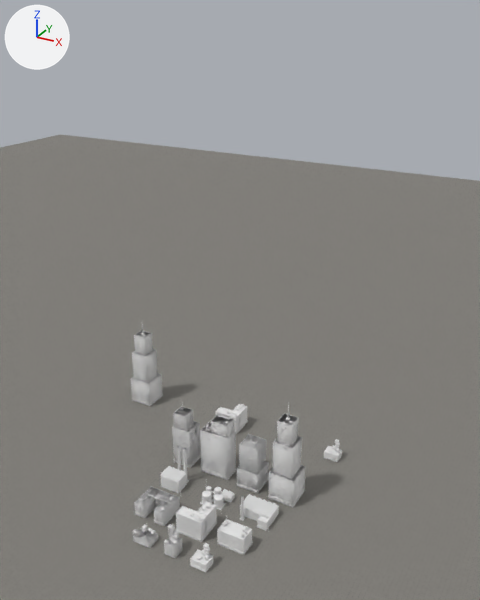
A saved change to the Blender file Tools/CityForge/blend/City01.blend.
The view is the same before and after, from a camera (50 mm lens) standing at (344.0, -456.0, 561.0) and looking at (4.0, 161.0, 253.0). The axes (+X, +Y, +Z) are drawn at upper left. The lights are the same throughout. The picture after the commit comes second. Objects named as collision shapes, trigger or cutter boxes, shadow casters or lower levels of detail are left out.

Objects in the first picture: 'CF Ground', 'District_Block_Corner', 'District_Block_Court', 'District_Block_Housing', 'District_Ind_Hall', 'District_Ind_Stacks', 'District_Tower_Mast', 'District_Tower_Pad', 'District_Tower_Slab', 'District_Tower_Spire', 'Lods_Tower_Spire_LOD0' and 6 more.
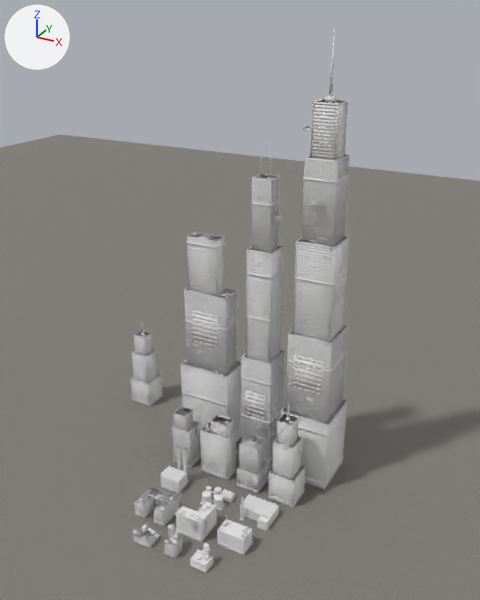
Pixel boxes (x1, y1, x2, y2) of what changed, in the pictures (480 x 600 px):
'District_Mega_Arcology', added: after (281, 27, 350, 490)
'District_Mega_Needle', added: after (241, 146, 288, 463)
'District_Mega_Slab', added: after (181, 232, 241, 442)

Edits to the bpy script that builds the scene:
```text
Add me_mega_slab_lod0:
    me_mega_slab_lod0.from_pydata(...)  # 5390 vertices, 4121 faces; spans x -37.0..37.0, y -23.0..23.0, z 0.0..300.0
    me_mega_slab_lod0.polygons.foreach_set('use_smooth', [True] * 4121)
    me_mega_slab_lod0.materials.append(mat_city01_kit)  # its picture is missing
Add me_mega_needle_lod0:
    me_mega_needle_lod0.from_pydata(...)  # 4950 vertices, 3779 faces; spans x -22.0..26.0, y -22.0..21.0, z 0.0..425.0
    me_mega_needle_lod0.polygons.foreach_set('use_smooth', [True] * 3779)
    me_mega_needle_lod0.materials.append(mat_city01_kit)  # its picture is missing
Add me_mega_arcology_lod0:
    me_mega_arcology_lod0.from_pydata(...)  # 6860 vertices, 5249 faces; spans x -33.0..33.0, y -33.0..33.0, z 0.0..544.0
    me_mega_arcology_lod0.polygons.foreach_set('use_smooth', [True] * 5249)
    me_mega_arcology_lod0.materials.append(mat_city01_kit)  # its picture is missing
Add ob_district_mega_slab:
    ob_district_mega_slab = bpy.data.objects.new('District_Mega_Slab', me_mega_slab_lod0)
    ob_district_mega_slab.location = (-74.0, 224.0, 0.0)
Add ob_district_mega_needle:
    ob_district_mega_needle = bpy.data.objects.new('District_Mega_Needle', me_mega_needle_lod0)
    ob_district_mega_needle.location = (4.0, 224.0, 0.0)
Add ob_district_mega_arcology:
    ob_district_mega_arcology = bpy.data.objects.new('District_Mega_Arcology', me_mega_arcology_lod0)
    ob_district_mega_arcology.location = (78.0, 224.0, 0.0)
```
